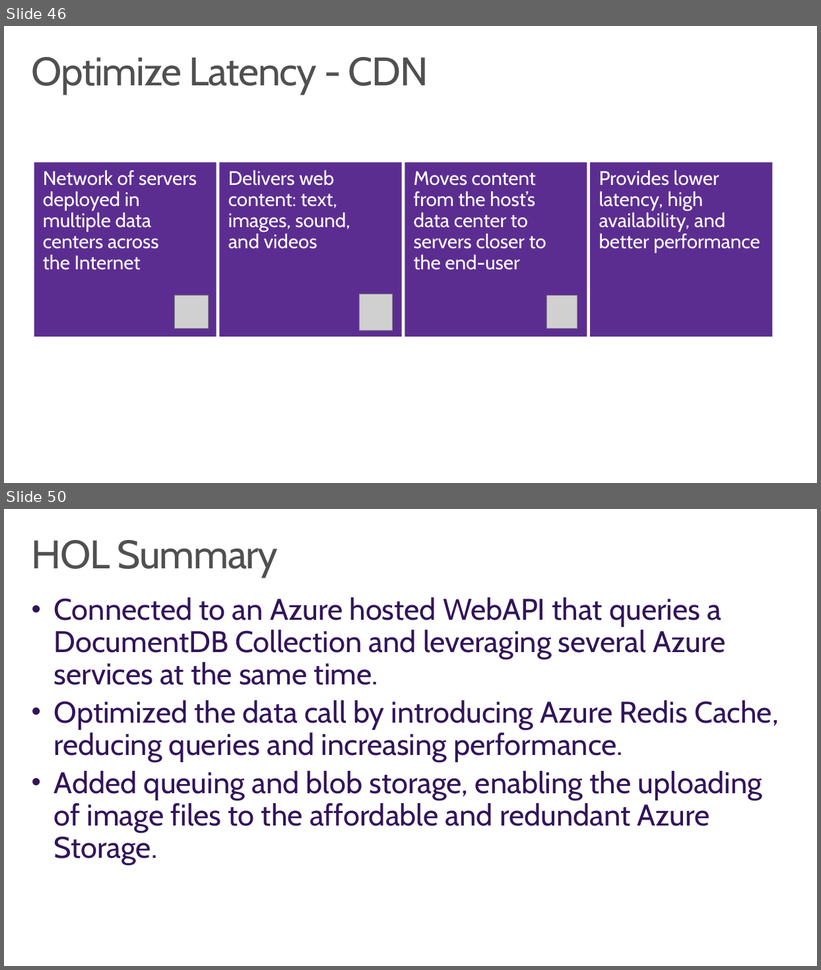
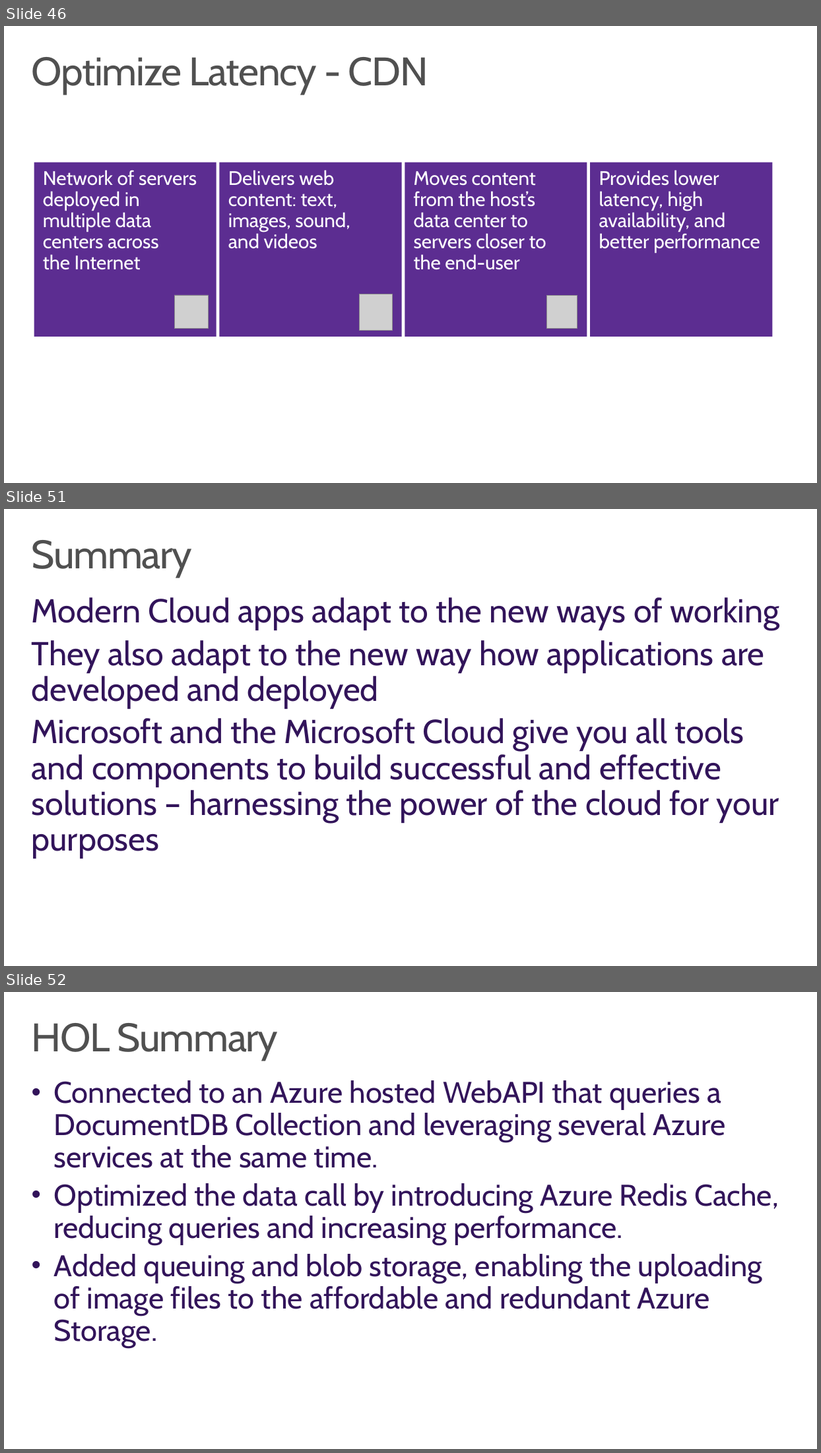
Before and after one commit to wely/DevCamp, a slide deck: Presentation/Module02-ModernCloudApps.pptx. Shown one above the other, each under a label of ours: slides 46 and 50 before the commit, slides 46, 51 and 52 after it; the slides between them are not shown. The pictures are 821x970 and 821x1453 pixels, drawn with LibreOffice and Linux fonts; fonts in the diff are those of the drawing; grey boxes stand for pictures; background and template pictures are left out. Boxes give left, top, right and bottom in pixels: in the first picture for what was removed or moved away, otherwise in the second. Text is boxed around its words. In the diff, an @@ line names an element or a change of style, - is before the commit and + after.

```diff
--- a/Presentation/Module02-ModernCloudApps.pptx
+++ b/Presentation/Module02-ModernCloudApps.pptx
@@ slide 51 added at (4,509,817,966), background #FFFFFF @@
@@ title added at (32,540,193,577), 48 pt, text #505050 @@
+Summary
@@ text added at (32,597,780,858), 40 pt, text #32145A @@
+Modern Cloud apps adapt to the new ways of working
+They also adapt to the new way how applications are developed and deployed
+Microsoft and the Microsoft Cloud give you all tools and components to build successful and effective solutions – harnessing the power of the cloud for your purposes
@@ what was slide 50 is now slide 52 @@
```
Also in this commit, not shown: 4 other slides added, 5 other files.
